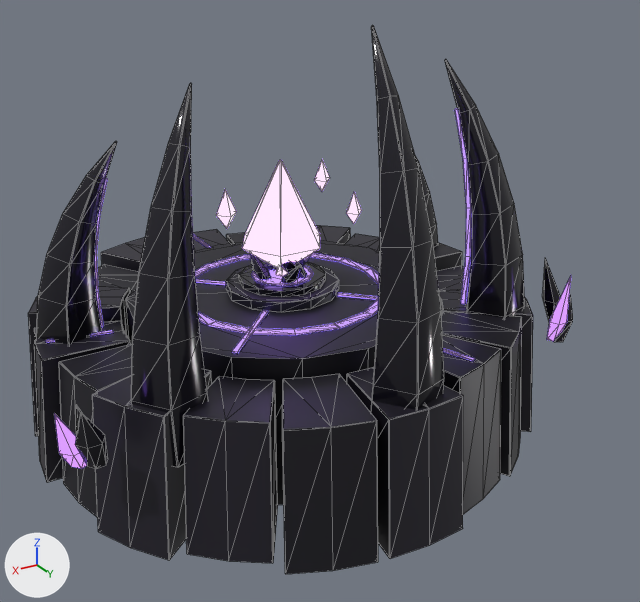
An edit to the glTF model public/assets/shared/sites/prism-reactor-umbra.glb, drawn before and after from the same camera.
One viewpoint serves both versions: a 50 mm camera at (3.8, 7.04, 3.61) aimed at (-0.17, 0.42, 0.29). The axes (+X, +Y, +Z) are drawn at lower left. The lights are the same throughout. The older version comes first. Mesh edges are drawn as thin lines. Vertices at exactly the same position are counted once.

The first picture shows 'site_prism_reactor_umbra_body', 'site_prism_reactor_umbra_core' and 1 more.
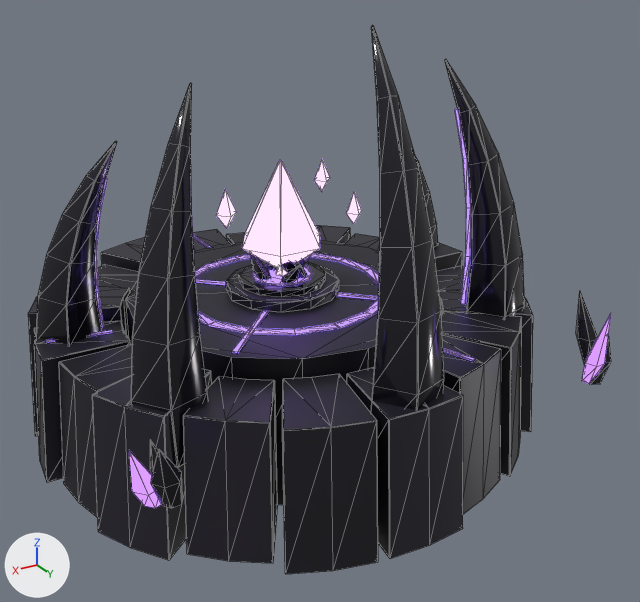
Changed parts and their boxes [x1, y1, x2, y2] in the pictures (640 x 602 px; the box of a moved part takes in the faces that stretch with it):
'site_prism_reactor_umbra_body', reshaped (7% wider): before [28, 25, 573, 574]; after [28, 25, 611, 574]
part 1 of me_site_prism_reactor_umbra_body, moved or reshaped: before [553, 295, 573, 342]; after [589, 334, 611, 385]
part 2 of me_site_prism_reactor_umbra_body, moved or reshaped: before [542, 258, 561, 321]; after [576, 292, 598, 366]
part 3 of me_site_prism_reactor_umbra_body, moved or reshaped: before [75, 412, 108, 469]; after [151, 449, 183, 508]
part 4 of me_site_prism_reactor_umbra_body, moved or reshaped: before [76, 405, 81, 431]; after [150, 440, 158, 475]
part 5 of me_site_prism_reactor_umbra_body, moved or reshaped: before [547, 276, 571, 341]; after [582, 314, 611, 384]
part 6 of me_site_prism_reactor_umbra_body, moved or reshaped: before [54, 414, 87, 469]; after [129, 450, 161, 508]
part 7 of me_site_prism_reactor_umbra_body, edited (looks the same): [41, 209, 533, 561] in both

The edits, one by one:
me_site_prism_reactor_umbra_body is used by ob_site_prism_reactor_umbra_body; location (0.0, 0.0, 0.0).
me_site_prism_reactor_umbra_body had 1448 vertices, 2736 faces and spanned x -2.53..2.56, y -2.42..2.45, z -1.15..2.9.
me_site_prism_reactor_umbra_body now has 1448 vertices, 2736 faces and spans x -2.38..2.45, y -2.42..2.45, z -1.15..2.9.
me_site_prism_reactor_umbra_body part 1: the loose piece of 15 vertices spanning x -2.45..-2.21, y 1.35..1.56, z -0.2..0.24 is moved by (0.35, 0.8, 0.0).
me_site_prism_reactor_umbra_body part 2: the loose piece of 18 vertices spanning x -2.53..-2.33, y 1.07..1.35, z -0.2..0.52 is moved by (0.35, 0.8, 0.0).
me_site_prism_reactor_umbra_body part 3: the loose piece of 18 vertices spanning x 2.22..2.47, y 1.17..1.4, z -0.2..0.33 is moved by (-0.3, 0.75, 0.0).
me_site_prism_reactor_umbra_body part 4: the loose piece of 15 vertices spanning x 2.25..2.41, y 1.09..1.28, z -0.2..0.26 is moved by (-0.3, 0.75, 0.0).
me_site_prism_reactor_umbra_body part 5: the loose piece of 15 vertices spanning x -2.31..-2.14, y 1.36..1.64, z -0.2..0.56 is moved by (0.35, 0.8, 0.0).
me_site_prism_reactor_umbra_body part 6: the loose piece of 15 vertices spanning x 2.35..2.56, y 1.08..1.28, z -0.2..0.27 is moved by (-0.3, 0.75, 0.0).
me_site_prism_reactor_umbra_body part 7: 261 kept faces spanning x -2.33..2.45, y -1.05..2.44, z -1.09..1.67 get new vertex colours.
Other edits to the shape of me_site_prism_reactor_umbra_body do not show in these pictures.
